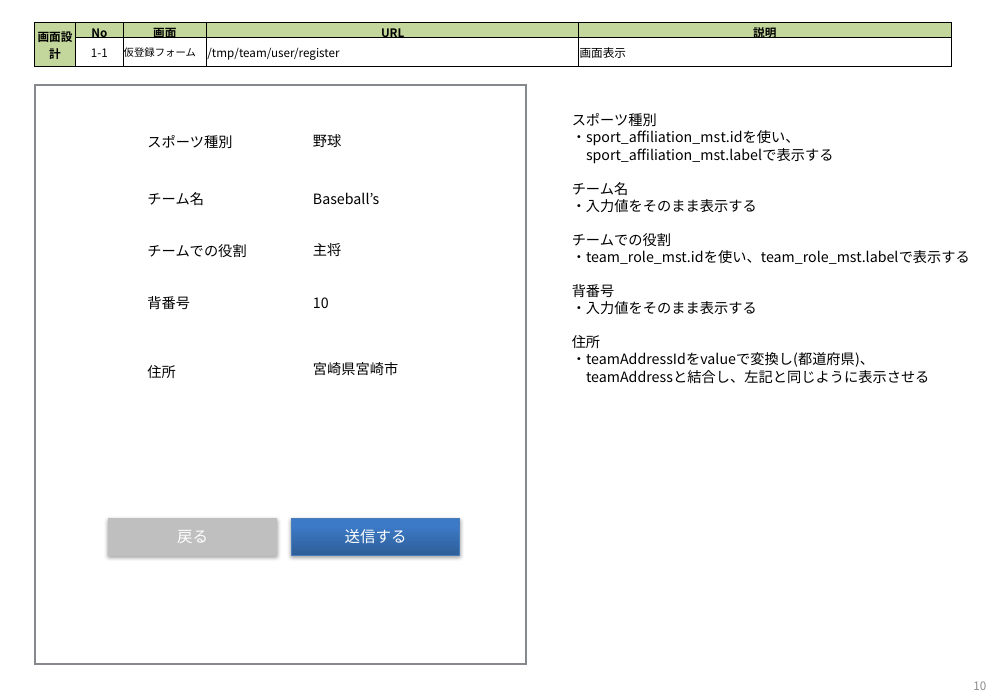
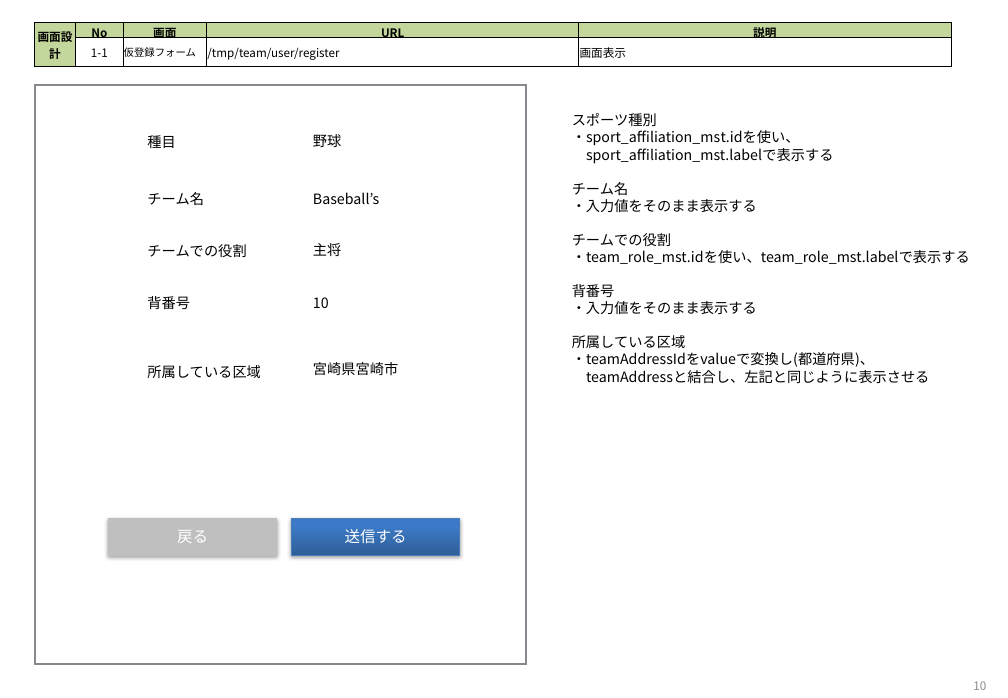
Before and after one commit to tooiea/OnLineDatingWithSportsApp, a slide deck: slide 10 of documents/OLDs_temp_team_user_register_document_spec.pptx. Drawn at 1008x698 pixels with LibreOffice and Linux fonts; fonts in the diff are those of the drawing. Boxes give left, top, right and bottom in pixels: in the first picture for what was removed or moved away, otherwise in the second. Text is boxed around its words. In the diff, an @@ line names an element or a change of style, - is before the commit and + after.

```diff
--- a/documents/OLDs_temp_team_user_register_document_spec.pptx
+++ b/documents/OLDs_temp_team_user_register_document_spec.pptx
@@ text at (147,135,175,148): text changed @@
-スポーツ種別
+種目
@@ text at (572,335,686,348): text changed @@
-住所
+所属している区域
@@ text at (147,365,261,378): text changed @@
-住所
+所属している区域
```
Also in this commit, not shown: 1 other slide changed, 4 other files.
